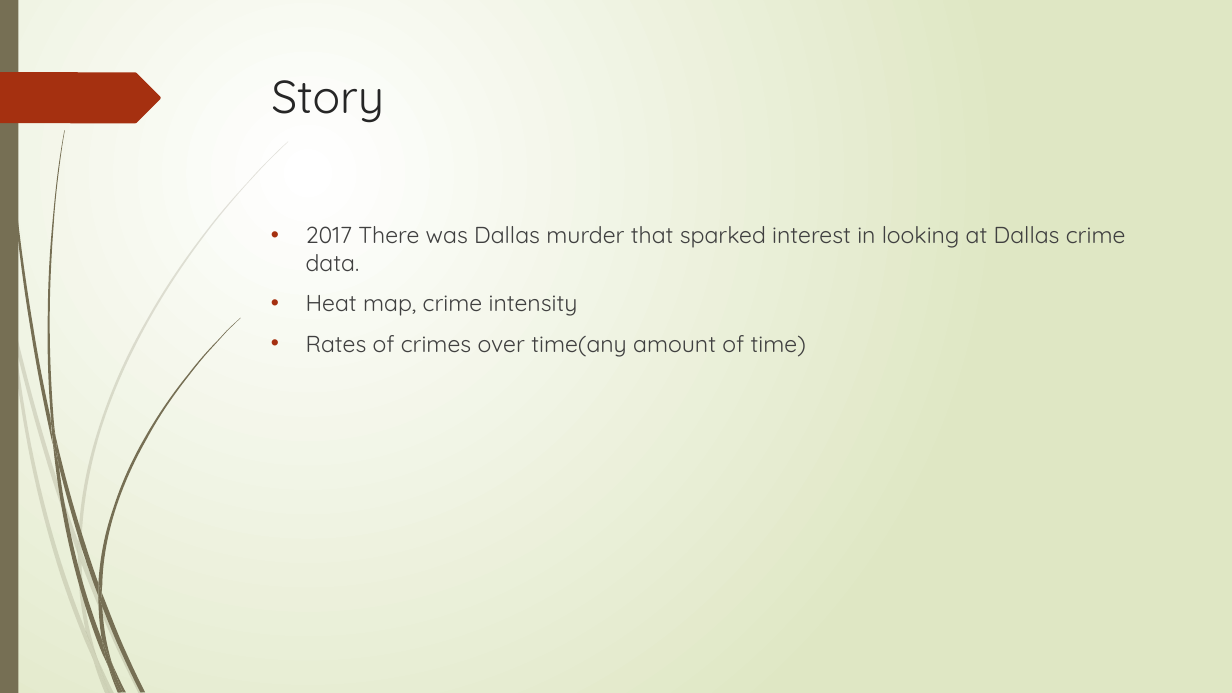
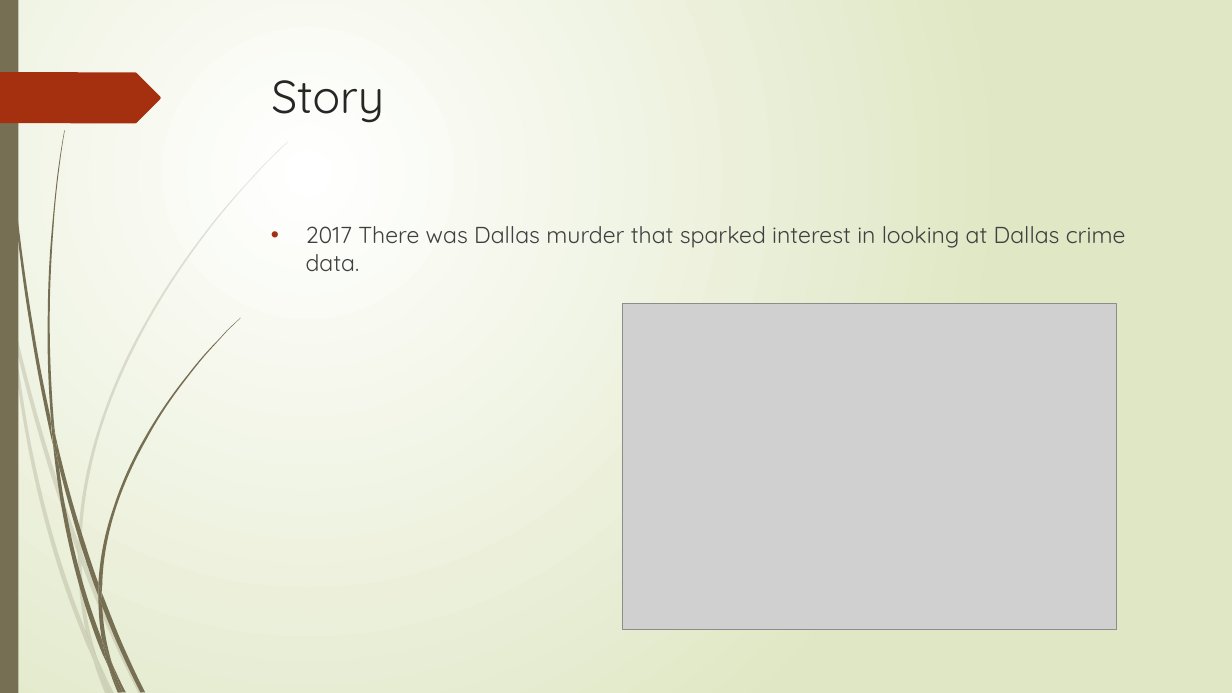
Before and after one commit to bmwepkin/Group-6, a slide deck: slide 2 of Group6_Crime_Data.pptx. Drawn at 1232x693 pixels with LibreOffice and Linux fonts; fonts in the diff are those of the drawing; grey boxes stand for pictures. Boxes give left, top, right and bottom in pixels: in the first picture for what was removed or moved away, otherwise in the second. Text is boxed around its words. In the diff, an @@ line names an element or a change of style, - is before the commit and + after.

```diff
--- a/Group6_Crime_Data.pptx
+++ b/Group6_Crime_Data.pptx
@@ text at [306, 295, 806, 357]: paragraphs removed @@
-• Heat map, crime intensity
-• Rates of crimes over time(any amount of time)
@@ picture added at [623, 303, 1117, 630] @@
```
Also in this commit, not shown: 1 other slide changed, 1 slide added, 1 slide removed.
